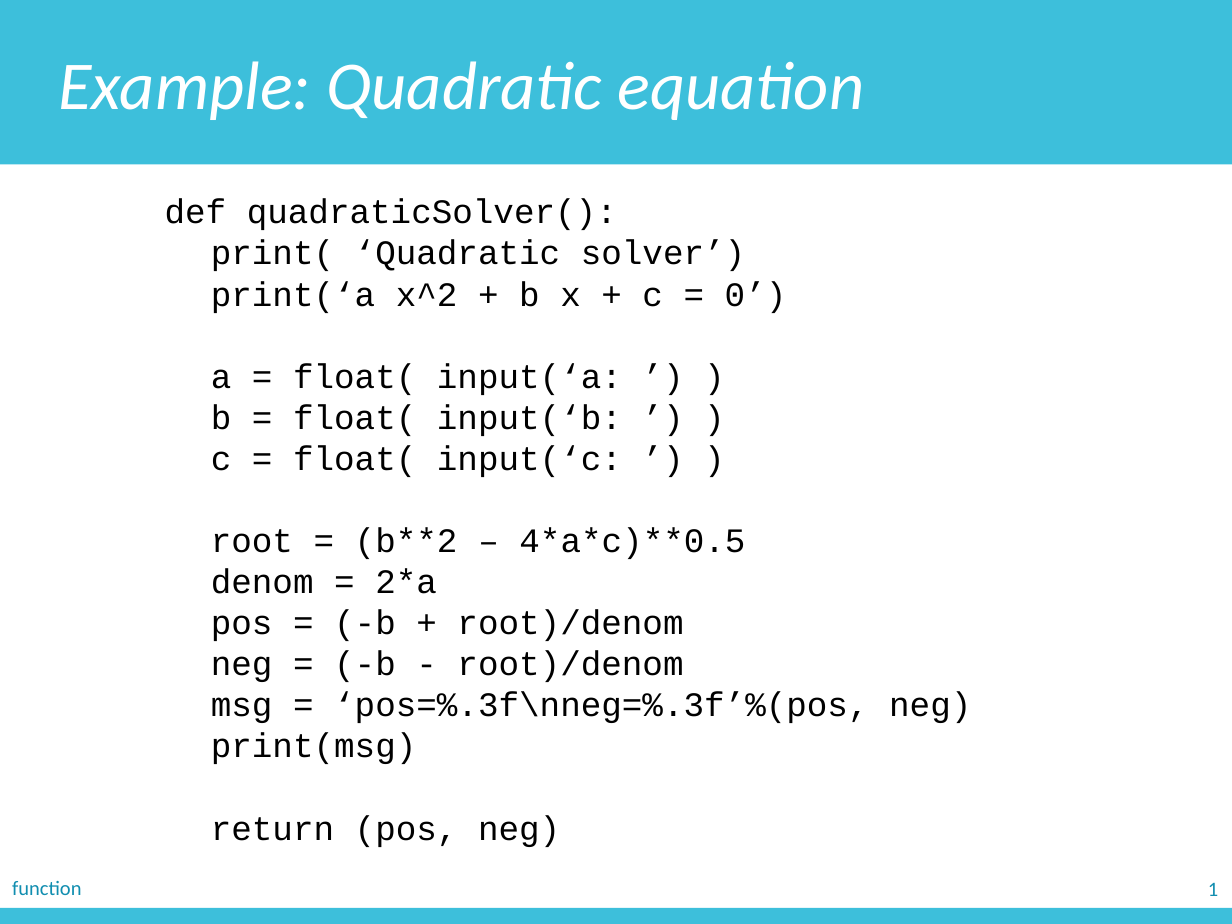
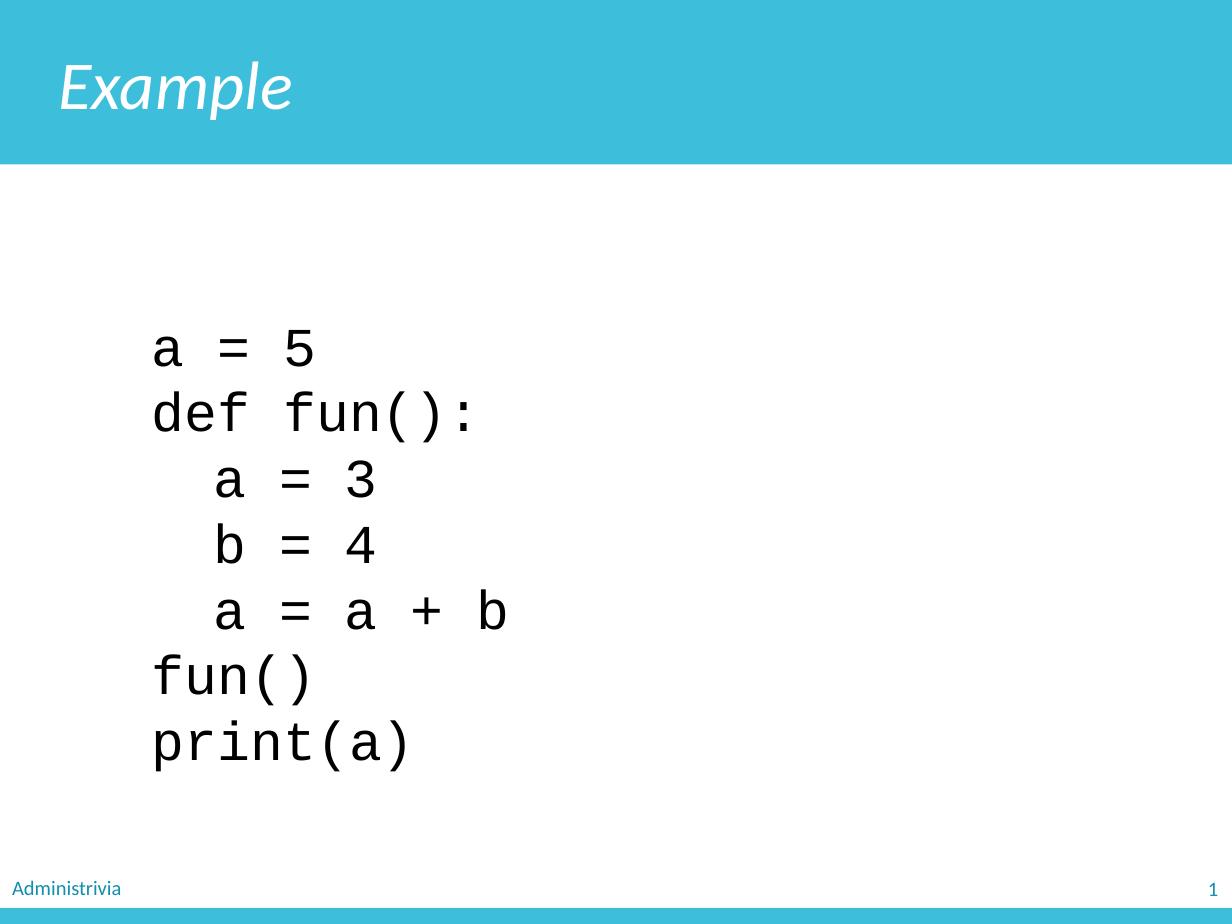
Before and after one commit to zichengliao/zuics101-fa17, a slide deck: slide 14 of lectures/lec05/lec05.pptx (slide 16 before the commit). Drawn at 1232x924 pixels with LibreOffice and Linux fonts; fonts in the diff are those of the drawing. Boxes give left, top, right and bottom in pixels: in the first picture for what was removed or moved away, otherwise in the second. Text is boxed around its words. In the diff, an @@ line names an element or a change of style, - is before the commit and + after.

```diff
--- a/lectures/lec05/lec05.pptx
+++ b/lectures/lec05/lec05.pptx
@@ text in rectangle at [58,61,292,120]: text changed @@
-Example: Quadratic equation
+Example
@@ text removed at [165,198,971,847] @@
-def quadraticSolver():
-print( ‘Quadratic solver’)
-print(‘a x^2 + b x + c = 0’)
-a = float( input(‘a: ’) )
-b = float( input(‘b: ’) )
-c = float( input(‘c: ’) )
-root = (b**2 – 4*a*c)**0.5
-denom = 2*a
-pos = (-b + root)/denom
-neg = (-b - root)/denom
-msg = ‘pos=%.3f\nneg=%.3f’%(pos, neg)
-print(msg)
-return (pos, neg)
@@ text added at [152,330,509,772], 32 pt, text #000000 @@
+a = 5
+def fun():
+a = 3
+b = 4
+a = a + b
+fun()
+print(a)
@@ text at [12,880,121,895]: text changed @@
-function
+Administrivia
```
Also in this commit, not shown: 8 other slides changed, 42 slides added, 19 slides removed, 3 other files.
